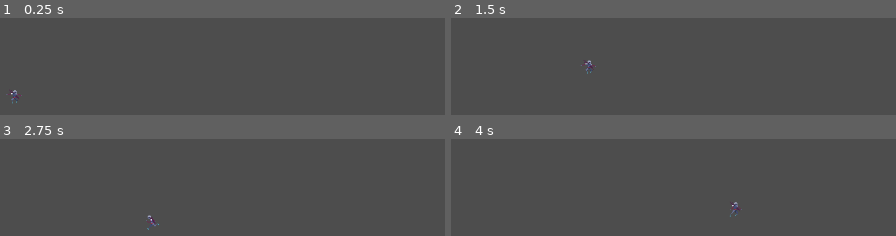
Above: before the commit, frames 1-4 (two rows, left to right).
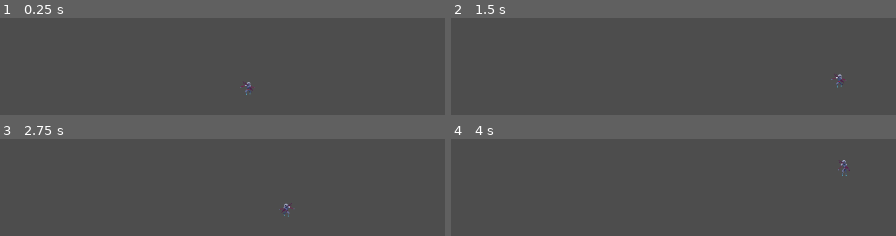
Above: after the commit, the same moments.

Repository: LazyMrGank/Version-History-Game-Development-M-and-I
Game: Godot game, scene res://world.tscn
The game is run twice, just before and just after one commit, with the same random seed, the same clock (stepped at 60 frames per second) and the same inputs. The project has no main scene, so this scene is started directly.
Inputs:
- Up to frame 1 (0.25 s): no input
- Up to frame 2 (1.5 s): tap Enter at 0.5 s; hold D (right) from 0.53 s (still down); tap Q (dash) at 0.6 s; tap Space (jump) at 0.77, 0.8, 1.07, 1.25, 1.35 s
- Up to frame 3 (2.75 s): tap Space (jump) at 1.52, 1.82, 2.3 s; tap Q (dash) at 1.55, 2.1 s; release D (right) at 2.03 s; hold A (left) from 2.03 s (still down)
- Up to frame 4 (4 s): tap Enter at 2.75 s; release A (left) at 2.78 s; hold D (right) from 2.78 s (still down); tap M (latch) at 2.85 s; tap Space (jump) at 3.02, 3.32, 3.5, 3.77, 3.8 s; tap Q (dash) at 3.05 s; tap L (roll) at 3.6 s

The runs differ from the first frame. In frame 1, 0.3% of the frame differs, in the area x 1-58%, y 65-89%; in frame 2, 0.3%; in frame 3, 0.2%; in frame 4, 0.3%.

Commit message:
Editted advanaced movement

Diff:
--- a/playermovement-test/player.tscn
+++ b/playermovement-test/player.tscn
@@ -1,13 +1,64 @@
-[gd_scene load_steps=41 format=3 uid="uid://b6c1e44urb6x5"]
+[gd_scene load_steps=56 format=3 uid="uid://b6c1e44urb6x5"]
 
 [ext_resource type="Script" uid="uid://biugqarjk4rwu" path="res://UltimatePlatformerController.gd" id="1_4flbx"]
+[ext_resource type="Texture2D" uid="uid://dc8rxs8qupdqj" path="res://s4m_ur4i_dark_metroidvania_character_animations_export/knight_attack.png" id="2_b26j0"]
+[ext_resource type="Texture2D" uid="uid://44fcqcmy8s1b" path="res://s4m_ur4i_dark_metroidvania_character_animations_export/knight_rest.png" id="2_dw050"]
 [ext_resource type="Texture2D" uid="uid://bdq3gmhgajr" path="res://s4m_ur4i_dark_metroidvania_character_animations_export/knight_idle.png" id="2_i3pqv"]
 [ext_resource type="Texture2D" uid="uid://b2syom6meawdt" path="res://s4m_ur4i_dark_metroidvania_character_animations_export/knight_run.png" id="2_onrkg"]
 [ext_resource type="Texture2D" uid="uid://d2vxcy8f5lmfa" path="res://s4m_ur4i_dark_metroidvania_character_animations_export/knight_jump_midair.png" id="2_sweqy"]
 [ext_resource type="Texture2D" uid="uid://cqu4ag3yu3bqk" path="res://s4m_ur4i_dark_metroidvania_character_animations_export/knight_jump_land.png" id="4_2hs0m"]
 [ext_resource type="Texture2D" uid="uid://bhs126ctg1afl" path="res://s4m_ur4i_dark_metroidvania_character_animations_export/knight_parry.png" id="6_2hs0m"]
+[ext_resource type="Texture2D" uid="uid://0u60sguekji2" path="res://s4m_ur4i_dark_metroidvania_character_animations_export/knight_jump_start.png" id="6_b26j0"]
 
 [sub_resource type="CapsuleShape2D" id="CapsuleShape2D_sh265"]
+
+[sub_resource type="AtlasTexture" id="AtlasTexture_ny14h"]
+atlas = ExtResource("2_b26j0")
+region = Rect2(0, 0, 64, 64)
+
+[sub_resource type="AtlasTexture" id="AtlasTexture_ibah8"]
+atlas = ExtResource("2_b26j0")
+region = Rect2(64, 0, 64, 64)
+
+[sub_resource type="AtlasTexture" id="AtlasTexture_3iwfv"]
+atlas = ExtResource("2_b26j0")
+region = Rect2(128, 0, 64, 64)
+
+[sub_resource type="AtlasTexture" id="AtlasTexture_qwsg1"]
+atlas = ExtResource("2_b26j0")
+region = Rect2(192, 0, 64, 64)
+
+[sub_resource type="AtlasTexture" id="AtlasTexture_1xqrm"]
+atlas = ExtResource("2_b26j0")
+region = Rect2(256, 0, 64, 64)
+
+[sub_resource type="AtlasTexture" id="AtlasTexture_bfour"]
+atlas = ExtResource("2_b26j0")
+region = Rect2(320, 0, 64, 64)
+
+[sub_resource type="AtlasTexture" id="AtlasTexture_5tmop"]
+atlas = ExtResource("2_dw050")
+region = Rect2(0, 0, 64, 64)
+
+[sub_resource type="AtlasTexture" id="AtlasTexture_7ahtn"]
+atlas = ExtResource("2_dw050")
+region = Rect2(64, 0, 64, 64)
+
+[sub_resource type="AtlasTexture" id="AtlasTexture_7lmhl"]
+atlas = ExtResource("2_dw050")
+region = Rect2(128, 0, 64, 64)
+
+[sub_resource type="AtlasTexture" id="AtlasTexture_dx0e4"]
+atlas = ExtResource("2_dw050")
+region = Rect2(192, 0, 64, 64)
+
+[sub_resource type="AtlasTexture" id="AtlasTexture_jm5j8"]
+atlas = ExtResource("2_dw050")
+region = Rect2(256, 0, 64, 64)
+
+[sub_resource type="AtlasTexture" id="AtlasTexture_7hik5"]
+atlas = ExtResource("2_dw050")
+region = Rect2(320, 0, 64, 64)
 
 [sub_resource type="AtlasTexture" id="AtlasTexture_qtqh7"]
 atlas = ExtResource("4_2hs0m")
@@ -65,28 +116,28 @@
 atlas = ExtResource("2_i3pqv")
 region = Rect2(320, 0, 64, 64)
 
-[sub_resource type="AtlasTexture" id="AtlasTexture_7ahtn"]
-atlas = ExtResource("4_2hs0m")
-region = Rect2(64, 0, 64, 64)
-
-[sub_resource type="AtlasTexture" id="AtlasTexture_5tmop"]
-atlas = ExtResource("4_2hs0m")
-region = Rect2(0, 0, 64, 64)
-
-[sub_resource type="AtlasTexture" id="AtlasTexture_7lmhl"]
-atlas = ExtResource("4_2hs0m")
-region = Rect2(128, 0, 64, 64)
-
-[sub_resource type="AtlasTexture" id="AtlasTexture_dx0e4"]
-atlas = ExtResource("4_2hs0m")
-region = Rect2(192, 0, 64, 64)
-
-[sub_resource type="AtlasTexture" id="AtlasTexture_jm5j8"]
-atlas = ExtResource("4_2hs0m")
-region = Rect2(256, 0, 64, 64)
-
-[sub_resource type="AtlasTexture" id="AtlasTexture_7hik5"]
-atlas = ExtResource("4_2hs0m")
+[sub_resource type="AtlasTexture" id="AtlasTexture_hl5qd"]
+atlas = ExtResource("6_b26j0")
+region = Rect2(0, 0, 64, 64)
+
+[sub_resource type="AtlasTexture" id="AtlasTexture_ek41f"]
+atlas = ExtResource("6_b26j0")
+region = Rect2(64, 0, 64, 64)
+
+[sub_resource type="AtlasTexture" id="AtlasTexture_khis8"]
+atlas = ExtResource("6_b26j0")
+region = Rect2(128, 0, 64, 64)
+
+[sub_resource type="AtlasTexture" id="AtlasTexture_b88wv"]
+atlas = ExtResource("6_b26j0")
+region = Rect2(192, 0, 64, 64)
+
+[sub_resource type="AtlasTexture" id="AtlasTexture_pgbbb"]
+atlas = ExtResource("6_b26j0")
+region = Rect2(256, 0, 64, 64)
+
+[sub_resource type="AtlasTexture" id="AtlasTexture_331ug"]
+atlas = ExtResource("6_b26j0")
 region = Rect2(320, 0, 64, 64)
 
 [sub_resource type="AtlasTexture" id="AtlasTexture_i3pqv"]
@@ -140,6 +191,52 @@
 [sub_resource type="SpriteFrames" id="SpriteFrames_b26j0"]
 animations = [{
 "frames": [{
+"duration": 0.7,
+"texture": SubResource("AtlasTexture_ny14h")
+}, {
+"duration": 1.0,
+"texture": SubResource("AtlasTexture_ibah8")
+}, {
+"duration": 1.0,
+"texture": SubResource("AtlasTexture_3iwfv")
+}, {
+"duration": 1.0,
+"texture": SubResource("AtlasTexture_qwsg1")
+}, {
+"duration": 1.0,
+"texture": SubResource("AtlasTexture_1xqrm")
+}, {
+"duration": 1.0,
+"texture": SubResource("AtlasTexture_bfour")
+}],
+"loop": true,
+"name": &"attack",
+"speed": 8.0
+}, {
+"frames": [{
+"duration": 1.0,
+"texture": SubResource("AtlasTexture_5tmop")
+}, {
+"duration": 1.0,
+"texture": SubResource("AtlasTexture_7ahtn")
+}, {
+"duration": 1.0,
+"texture": SubResource("AtlasTexture_7lmhl")
+}, {
+"duration": 1.0,
+"texture": SubResource("AtlasTexture_dx0e4")
+}, {
+"duration": 1.0,
+"texture": SubResource("AtlasTexture_jm5j8")
+}, {
+"duration": 1.0,
+"texture": SubResource("AtlasTexture_7hik5")
+}],
+"loop": true,
+"name": &"crouch",
+"speed": 5.0
+}, {
+"frames": [{
 "duration": 1.0,
 "texture": SubResource("AtlasTexture_qtqh7")
 }, {
@@ -198,26 +295,26 @@
 }, {
 "frames": [{
 "duration": 1.0,
-"texture": SubResource("AtlasTexture_7ahtn")
-}, {
-"duration": 1.0,
-"texture": SubResource("AtlasTexture_5tmop")
-}, {
-"duration": 1.0,
-"texture": SubResource("AtlasTexture_7lmhl")
-}, {
-"duration": 1.0,
-"texture": SubResource("AtlasTexture_dx0e4")
-}, {
-"duration": 1.0,
-"texture": SubResource("AtlasTexture_jm5j8")
-}, {
-"duration": 1.0,
-"texture": SubResource("AtlasTexture_7hik5")
+"texture": SubResource("AtlasTexture_hl5qd")
+}, {
+"duration": 1.0,
+"texture": SubResource("AtlasTexture_ek41f")
+}, {
+"duration": 1.0,
+"texture": SubResource("AtlasTexture_khis8")
+}, {
+"duration": 1.0,
+"texture": SubResource("AtlasTexture_b88wv")
+}, {
+"duration": 1.0,
+"texture": SubResource("AtlasTexture_pgbbb")
+}, {
+"duration": 1.0,
+"texture": SubResource("AtlasTexture_331ug")
 }],
 "loop": true,
 "name": &"jump",
-"speed": 5.0
+"speed": 8.0
 }, {
 "frames": [{
 "duration": 1.0,
@@ -240,7 +337,7 @@
 }],
 "loop": true,
 "name": &"run",
-"speed": 5.0
+"speed": 8.0
 }, {
 "frames": [{
 "duration": 1.0,
@@ -270,6 +367,13 @@
 script = ExtResource("1_4flbx")
 PlayerSprite = NodePath("AnimatedSprite2D")
 PlayerCollider = NodePath("CollisionShape2D")
+directionalSnap = true
+jumps = 2
+gravityScale = 15.0
+wallJump = true
+dashType = 1
+dashLength = 1.595
+crouch = true
 run = true
 jump = true
 idle = true
@@ -282,4 +386,5 @@
 [node name="AnimatedSprite2D" type="AnimatedSprite2D" parent="."]
 position = Vector2(-1, -21)
 sprite_frames = SubResource("SpriteFrames_b26j0")
-animation = &"slide"
+animation = &"jump"
+frame_progress = 0.101222
--- a/playermovement-test/world.tscn
+++ b/playermovement-test/world.tscn
@@ -3,15 +3,23 @@
 [ext_resource type="PackedScene" uid="uid://b6c1e44urb6x5" path="res://player.tscn" id="1_f3sb7"]
 
 [sub_resource type="RectangleShape2D" id="RectangleShape2D_fj7yv"]
-size = Vector2(973, 178)
+size = Vector2(375.5, 178)
 
 [node name="Node2D" type="Node2D"]
 
 [node name="StaticBody2D" type="StaticBody2D" parent="."]
 
 [node name="CollisionShape2D" type="CollisionShape2D" parent="StaticBody2D"]
-position = Vector2(501, 527)
+position = Vector2(558, 527)
 shape = SubResource("RectangleShape2D_fj7yv")
 
 [node name="Player" parent="." instance=ExtResource("1_f3sb7")]
-position = Vector2(118, 369)
+position = Vector2(455, 370)
+wallKickAngle = 70.0
+wallSliding = 1.362
+
+[node name="StaticBody2D2" type="StaticBody2D" parent="."]
+
+[node name="CollisionShape2D" type="CollisionShape2D" parent="StaticBody2D2"]
+position = Vector2(864, 351)
+shape = SubResource("RectangleShape2D_fj7yv")
